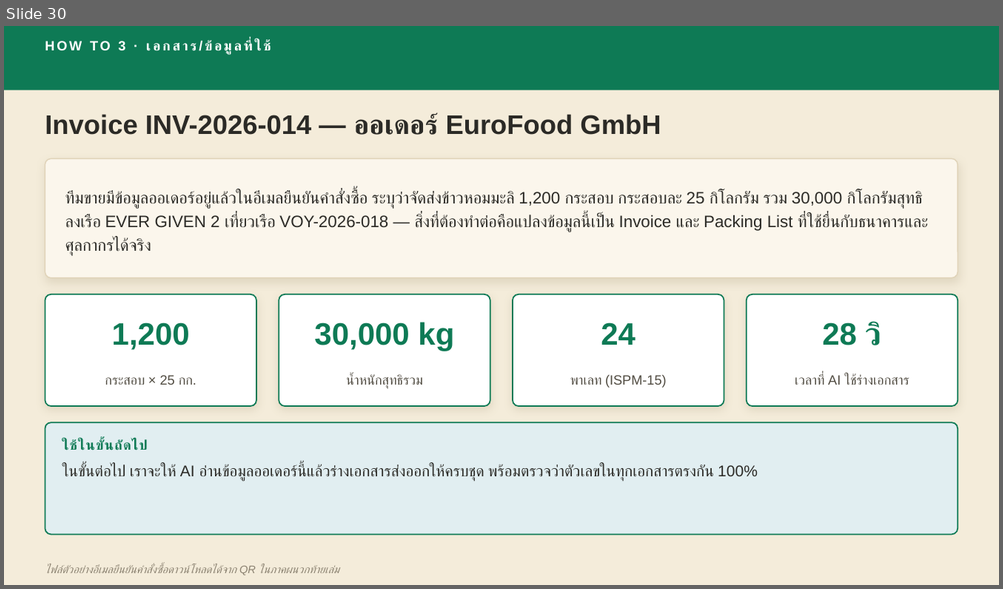
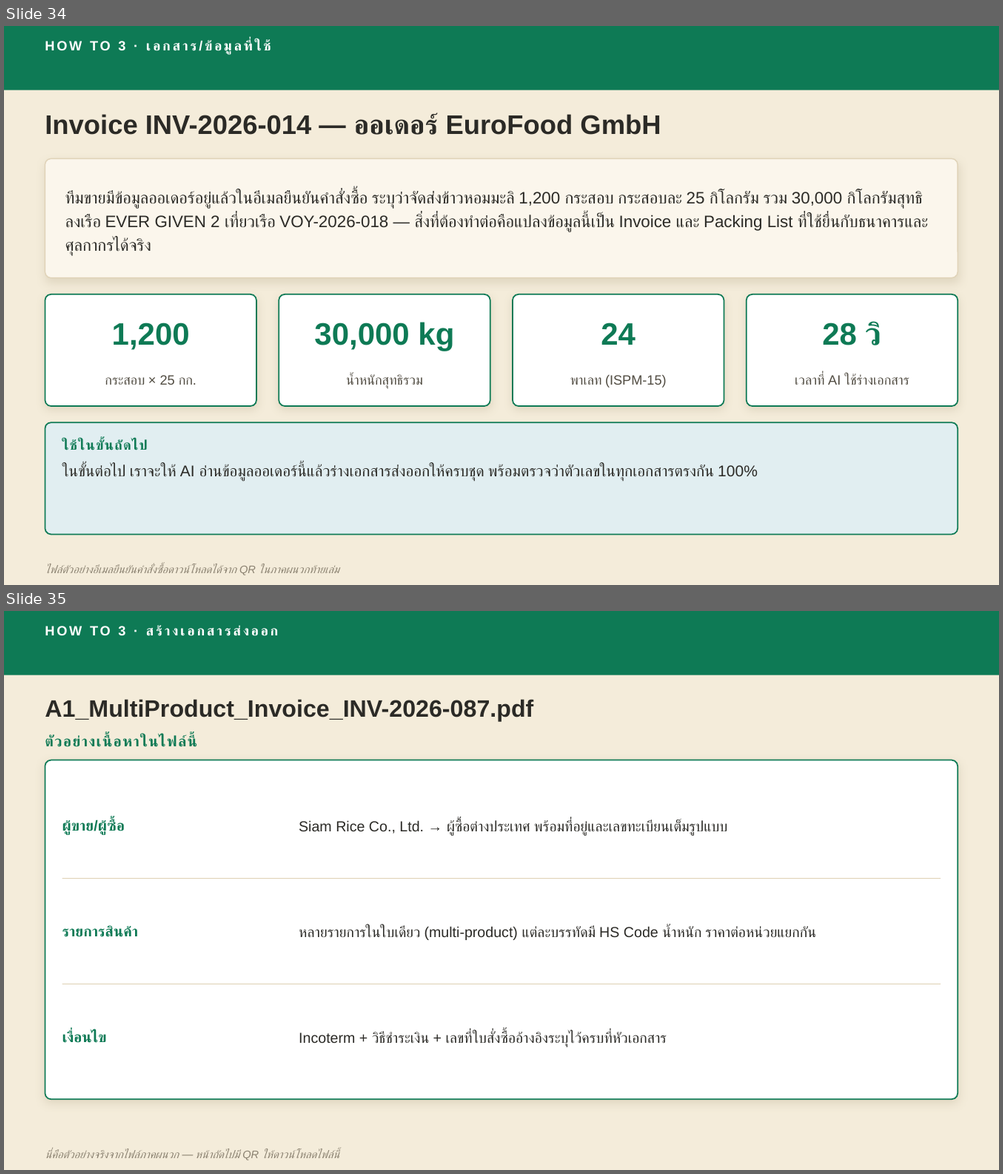
Before and after one commit to skunpoj/krungsri, a slide deck: deck/out3.pptx. Shown one above the other, each under a label of ours: slide 30 before the commit, slides 34 and 35 after it. The pictures are 1003x589 and 1003x1174 pixels, drawn with LibreOffice and Linux fonts; fonts in the diff are those of the drawing. Boxes give left, top, right and bottom in pixels: in the first picture for what was removed or moved away, otherwise in the second. Text is boxed around its words. In the diff, an @@ line names an element or a change of style, - is before the commit and + after.

```diff
--- a/deck/out3.pptx
+++ b/deck/out3.pptx
@@ slide 35 added at <box>4,611,999,1170</box>, background #F4ECDA @@
@@ rectangle added at <box>4,611,999,675</box>, fill #0E7A55 @@
@@ text added at <box>118,626,125,635</box>, 13 pt, text #FFFFFF, bold @@
+HOW TO 3 · สร้างเอกสารส่งออก
@@ text added at <box>45,699,533,722</box>, 23 pt, text #2B2A26, bold @@
+A1_MultiProduct_Invoice_INV-2026-087.pdf
@@ text added at <box>45,735,194,747</box>, 14 pt, text #0E7A55, bold @@
+ตัวอย่างเนื้อหาในไฟล์นี้
@@ rounded rectangle added at <box>45,760,958,1099</box>, fill #FFFFFF, outline #0E7A55 1.25 pt @@
@@ text added at <box>62,820,125,835</box>, 14 pt, text #0E7A55, bold @@
+ผู้ขาย/ผู้ซื้อ
@@ text added at <box>299,820,728,836</box>, 14 pt, text #2B2A26 @@
+Siam Rice Co., Ltd. → ผู้ซื้อต่างประเทศ พร้อมที่อยู่และเลขทะเบียนเต็มรูปแบบ
@@ line added from (62, 879) to (940, 879), #E0D3B8 0.75 pt @@
@@ text added at <box>62,925,139,937</box>, 14 pt, text #0E7A55, bold @@
+รายการสินค้า
@@ text added at <box>299,926,816,940</box>, 14 pt, text #2B2A26 @@
+หลายรายการในใบเดียว (multi-product) แต่ละบรรทัดมี HS Code น้ำหนัก ราคาต่อหน่วยแยกกัน
@@ line added from (62, 984) to (940, 984), #E0D3B8 0.75 pt @@
@@ text added at <box>62,1031,107,1043</box>, 14 pt, text #0E7A55, bold @@
+เงื่อนไข
@@ text added at <box>299,1031,666,1048</box>, 14 pt, text #2B2A26 @@
+Incoterm + วิธีชำระเงิน + เลขที่ใบสั่งซื้ออ้างอิงระบุไว้ครบที่หัวเอกสาร
@@ text added at <box>45,1150,338,1161</box>, 10.5 pt, text #8A8170, italic @@
+นี่คือตัวอย่างจริงจากไฟล์ภาคผนวก — หน้าถัดไปมี QR ให้ดาวน์โหลดไฟล์นี้
@@ what was slide 30 is now slide 34 @@
```
Also in this commit, not shown: 19 other slides added, 2 other files.
